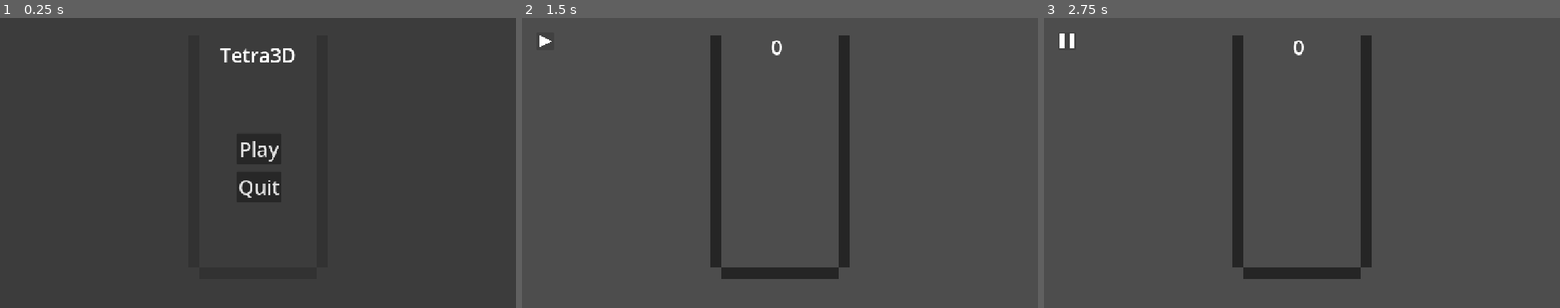
Above: before the commit, frames 1-3 (left to right).
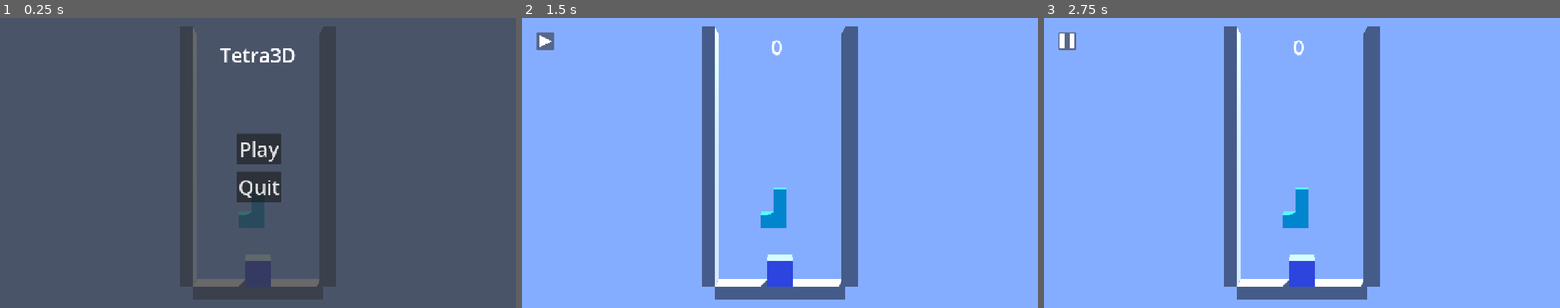
Above: after the commit, the same moments.

Repository: Bylissss/Tetra3D
Game: Godot game, scene res://scenes/game.tscn
Same seed, same stepped clock (60 frames per second), same inputs: the game is played once before the commit and once after it.
Inputs (mouse positions are in pixels of both pictures, inside the frame that each line leads up to):
- Up to frame 1 (0.25 s): no input
- Up to frame 2 (1.5 s): click "Play" at 0.5 s; click (547, 41) at 1.25 s
- Up to frame 3 (2.75 s): tap Enter at 2 s

The runs differ from the first frame. In frame 1, 94% of the frame differs, in the area x 0-100%, y 0-100%; in frame 2, 100%; in frame 3, 100%.

Commit message:
Added a script to make tetraminos random color with small adjustments

Diff:
--- a/scenes/game.tscn
+++ b/scenes/game.tscn
@@ -2,10 +2,17 @@
 
 [ext_resource type="Script" uid="uid://damh872hgd05l" path="res://scripts/game.gd" id="1_lbhrr"]
 [ext_resource type="PackedScene" uid="uid://mf626aimj807" path="res://scenes/ui/game_over_menu.tscn" id="2_iywne"]
+[ext_resource type="PackedScene" uid="uid://yiqgyx1t1nmh" path="res://scenes/tetraminos/box.tscn" id="2_kvuet"]
 [ext_resource type="Theme" uid="uid://bejieuhn182nw" path="res://themes/main_theme.tres" id="2_p57ef"]
 [ext_resource type="PackedScene" uid="uid://coawdk6555tl0" path="res://scenes/ui/ingame_menu.tscn" id="3_p57ef"]
-[ext_resource type="Script" uid="uid://cdlo4rcl7ij4r" path="res://scripts/ui.gd" id="3_u5sy4"]
+[ext_resource type="PackedScene" uid="uid://ka8hcln83vra" path="res://scenes/tetraminos/j.tscn" id="3_trtic"]
+[ext_resource type="Script" uid="uid://cdlo4rcl7ij4r" path="res://scripts/ui/ui.gd" id="3_u5sy4"]
+[ext_resource type="PackedScene" uid="uid://bj43acf5y7wnh" path="res://scenes/tetraminos/l.tscn" id="4_ir15t"]
 [ext_resource type="PackedScene" uid="uid://d32u6cpls837e" path="res://scenes/ui/main_menu.tscn" id="4_u5sy4"]
+[ext_resource type="PackedScene" uid="uid://2yryvxq0prhn" path="res://scenes/tetraminos/line.tscn" id="5_ca42v"]
+[ext_resource type="PackedScene" uid="uid://ck3uqq8spqcl5" path="res://scenes/tetraminos/s.tscn" id="6_rysoc"]
+[ext_resource type="PackedScene" uid="uid://bkmiaj43tqyqd" path="res://scenes/tetraminos/t.tscn" id="7_ssvqc"]
+[ext_resource type="PackedScene" uid="uid://i2vod3rxbg5m" path="res://scenes/tetraminos/z.tscn" id="8_264po"]
 
 [sub_resource type="ProceduralSkyMaterial" id="ProceduralSkyMaterial_8cj0n"]
 sky_top_color = Color(0.20392157, 0.20392157, 0.20392157, 1)
@@ -17,6 +24,8 @@
 sky_material = SubResource("ProceduralSkyMaterial_8cj0n")
 
 [sub_resource type="Environment" id="Environment_yqjtg"]
+background_mode = 1
+background_color = Color(0.5222768, 0.6771253, 1, 1)
 sky = SubResource("Sky_uwrxv")
 
 [sub_resource type="BoxMesh" id="BoxMesh_yiofk"]
@@ -33,9 +42,11 @@
 
 [node name="Game" type="Node3D" unique_id=281386325]
 script = ExtResource("1_lbhrr")
+tetraminos = Array[PackedScene]([ExtResource("2_kvuet"), ExtResource("3_trtic"), ExtResource("4_ir15t"), ExtResource("5_ca42v"), ExtResource("6_rysoc"), ExtResource("7_ssvqc"), ExtResource("8_264po")])
 
 [node name="DirectionalLight3D" type="DirectionalLight3D" parent="." unique_id=1074889377]
-transform = Transform3D(-0.8660254, -0.43301278, 0.25, 0, 0.49999997, 0.86602545, -0.50000006, 0.75, -0.43301266, 0, 0, 0)
+transform = Transform3D(-0.8660254, -0.43301278, 0.25, 0, 0.49999997, 0.86602545, -0.50000006, 0.75, -0.43301266, 0, 0.5, 0)
+light_energy = 3.51
 shadow_enabled = true
 sky_mode = 1
 
@@ -47,38 +58,37 @@
 [node name="DownBar" type="StaticBody3D" parent="Bars" unique_id=155916121]
 
 [node name="MeshInstance3D" type="MeshInstance3D" parent="Bars/DownBar" unique_id=832658116]
-transform = Transform3D(1, 0, 0, 0, 1, 0, 0, 0, 1, 0, -2, 0)
+transform = Transform3D(1, 0, 0, 0, 1, 0, 0, 0, 1, 0, -1.5, 0)
 mesh = SubResource("BoxMesh_yiofk")
 
 [node name="CollisionShape3D" type="CollisionShape3D" parent="Bars/DownBar" unique_id=535291610]
-transform = Transform3D(1, 0, 0, 0, 1, 0, 0, 0, 1, 0, -2, 0)
+transform = Transform3D(1, 0, 0, 0, 1, 0, 0, 0, 1, 0, -1.5, 0)
 shape = SubResource("BoxShape3D_yiofk")
 
 [node name="SideBarLeft" type="StaticBody3D" parent="Bars" unique_id=367701164]
 transform = Transform3D(1, 0, 0, 0, 1, 0, 0, 0, 1, -5.5, -1, 0)
 
 [node name="MeshInstance3D" type="MeshInstance3D" parent="Bars/SideBarLeft" unique_id=1031405266]
-transform = Transform3D(1, 0, 0, 0, 1, 0, 0, 0, 1, 0, 9.5, 0)
+transform = Transform3D(1, 0, 0, 0, 1, 0, 0, 0, 1, 0, 10, 0)
 mesh = SubResource("BoxMesh_1aktx")
 
 [node name="CollisionShape3D" type="CollisionShape3D" parent="Bars/SideBarLeft" unique_id=1267791928]
-transform = Transform3D(1, 0, 0, 0, 1, 0, 0, 0, 1, 0, 9.5, 0)
+transform = Transform3D(1, 0, 0, 0, 1, 0, 0, 0, 1, 0, 10, 0)
 shape = SubResource("BoxShape3D_1d4px")
 
 [node name="SideBarRight" type="StaticBody3D" parent="Bars" unique_id=1208697380]
 transform = Transform3D(1, 0, 0, 0, 1, 0, 0, 0, 1, 5.5, -1, 0)
 
 [node name="MeshInstance3D" type="MeshInstance3D" parent="Bars/SideBarRight" unique_id=1495785387]
-transform = Transform3D(1, 0, 0, 0, 1, 0, 0, 0, 1, 0, 9.5, 0)
+transform = Transform3D(1, 0, 0, 0, 1, 0, 0, 0, 1, 0, 10, 0)
 mesh = SubResource("BoxMesh_1aktx")
 
 [node name="CollisionShape3D" type="CollisionShape3D" parent="Bars/SideBarRight" unique_id=879520164]
-transform = Transform3D(1, 0, 0, 0, 1, 0, 0, 0, 1, 0, 9.5, 0)
+transform = Transform3D(1, 0, 0, 0, 1, 0, 0, 0, 1, 0, 10, 0)
 shape = SubResource("BoxShape3D_1d4px")
 
 [node name="Camera3D" type="Camera3D" parent="." unique_id=1748581734]
-transform = Transform3D(1, 0, 0, 0, 1, 0, 0, 0, 1, 0, 7.5, 15)
-projection = 1
+transform = Transform3D(1, 0, 0, 0, 1, 0, 0, 0, 1, 0, 8.5, 15)
 size = 25.0
 
 [node name="ui" type="Control" parent="." unique_id=1418110077]
@@ -101,3 +111,8 @@
 
 [node name="MainMenu" parent="ui" unique_id=77457195 instance=ExtResource("4_u5sy4")]
 layout_mode = 1
+
+[node name="Box" parent="." unique_id=1555419034 instance=ExtResource("2_kvuet")]
+
+[node name="J" parent="." unique_id=537959969 instance=ExtResource("3_trtic")]
+transform = Transform3D(1, 0, 0, 0, 1, 0, 0, 0, 1, 0, 5, 0)
--- a/scenes/tetraminos/box.tscn
+++ b/scenes/tetraminos/box.tscn
@@ -1,8 +1,10 @@
 [gd_scene format=3 uid="uid://yiqgyx1t1nmh"]
 
+[ext_resource type="Script" uid="uid://bgfd21ksmr64s" path="res://scripts/tetramino.gd" id="1_uon72"]
 [ext_resource type="PackedScene" uid="uid://c25c7sbdsgnvv" path="res://scenes/tetraminos/piece.tscn" id="1_v6dxl"]
 
 [node name="Box" type="Node3D" unique_id=1555419034]
+script = ExtResource("1_uon72")
 
 [node name="Piece" parent="." unique_id=1986132152 instance=ExtResource("1_v6dxl")]
 transform = Transform3D(1, 0, 0, 0, 1, 0, 0, 0, 1, 0.5, 0.5, 0)
--- a/scenes/tetraminos/j.tscn
+++ b/scenes/tetraminos/j.tscn
@@ -1,8 +1,10 @@
 [gd_scene format=3 uid="uid://ka8hcln83vra"]
 
+[ext_resource type="Script" uid="uid://bgfd21ksmr64s" path="res://scripts/tetramino.gd" id="1_4p64y"]
 [ext_resource type="PackedScene" uid="uid://c25c7sbdsgnvv" path="res://scenes/tetraminos/piece.tscn" id="1_kft5e"]
 
 [node name="J" type="Node3D" unique_id=537959969]
+script = ExtResource("1_4p64y")
 
 [node name="Piece" parent="." unique_id=1986132152 instance=ExtResource("1_kft5e")]
 
--- a/scenes/tetraminos/l.tscn
+++ b/scenes/tetraminos/l.tscn
@@ -1,8 +1,10 @@
 [gd_scene format=3 uid="uid://bj43acf5y7wnh"]
 
+[ext_resource type="Script" uid="uid://bgfd21ksmr64s" path="res://scripts/tetramino.gd" id="1_d0oav"]
 [ext_resource type="PackedScene" uid="uid://c25c7sbdsgnvv" path="res://scenes/tetraminos/piece.tscn" id="1_otptk"]
 
 [node name="L" type="Node3D" unique_id=1844310101]
+script = ExtResource("1_d0oav")
 
 [node name="Piece" parent="." unique_id=1986132152 instance=ExtResource("1_otptk")]
 
--- a/scenes/tetraminos/line.tscn
+++ b/scenes/tetraminos/line.tscn
@@ -1,8 +1,10 @@
 [gd_scene format=3 uid="uid://2yryvxq0prhn"]
 
+[ext_resource type="Script" uid="uid://bgfd21ksmr64s" path="res://scripts/tetramino.gd" id="1_81wvp"]
 [ext_resource type="PackedScene" uid="uid://c25c7sbdsgnvv" path="res://scenes/tetraminos/piece.tscn" id="1_lcsox"]
 
 [node name="Line" type="Node3D" unique_id=1129318038]
+script = ExtResource("1_81wvp")
 
 [node name="Box" parent="." unique_id=1986132152 instance=ExtResource("1_lcsox")]
 transform = Transform3D(1, 0, 0, 0, 1, 0, 0, 0, 1, -1.5, 0, 0)
--- a/scenes/tetraminos/s.tscn
+++ b/scenes/tetraminos/s.tscn
@@ -1,17 +1,22 @@
 [gd_scene format=3 uid="uid://ck3uqq8spqcl5"]
 
 [ext_resource type="PackedScene" uid="uid://c25c7sbdsgnvv" path="res://scenes/tetraminos/piece.tscn" id="1_fr2we"]
+[ext_resource type="Script" uid="uid://bgfd21ksmr64s" path="res://scripts/tetramino.gd" id="2_hde1x"]
 
 [node name="S" type="Node3D" unique_id=1994270753]
 
 [node name="Piece" parent="." unique_id=1986132152 instance=ExtResource("1_fr2we")]
 transform = Transform3D(1, 0, 0, 0, 1, 0, 0, 0, 1, 1, 0.5, 0)
+script = ExtResource("2_hde1x")
 
 [node name="Piece2" parent="." unique_id=805596987 instance=ExtResource("1_fr2we")]
 transform = Transform3D(1, 0, 0, 0, 1, 0, 0, 0, 1, 0, -0.5, 0)
+script = ExtResource("2_hde1x")
 
 [node name="Piece3" parent="." unique_id=1841380741 instance=ExtResource("1_fr2we")]
 transform = Transform3D(1, 0, 0, 0, 1, 0, 0, 0, 1, -1, -0.5, 0)
+script = ExtResource("2_hde1x")
 
 [node name="Piece4" parent="." unique_id=1973549459 instance=ExtResource("1_fr2we")]
 transform = Transform3D(1, 0, 0, 0, 1, 0, 0, 0, 1, 0, 0.5, 0)
+script = ExtResource("2_hde1x")
--- a/scenes/tetraminos/t.tscn
+++ b/scenes/tetraminos/t.tscn
@@ -1,8 +1,10 @@
 [gd_scene format=3 uid="uid://bkmiaj43tqyqd"]
 
+[ext_resource type="Script" uid="uid://bgfd21ksmr64s" path="res://scripts/tetramino.gd" id="1_1dnh7"]
 [ext_resource type="PackedScene" uid="uid://c25c7sbdsgnvv" path="res://scenes/tetraminos/piece.tscn" id="1_gjdgg"]
 
 [node name="T" type="Node3D" unique_id=1859482194]
+script = ExtResource("1_1dnh7")
 
 [node name="Piece3" parent="." unique_id=1986132152 instance=ExtResource("1_gjdgg")]
 transform = Transform3D(1, 0, 0, 0, 1, 0, 0, 0, 1, 0, -0.5, 0)
--- a/scenes/tetraminos/z.tscn
+++ b/scenes/tetraminos/z.tscn
@@ -1,6 +1,7 @@
 [gd_scene format=3 uid="uid://i2vod3rxbg5m"]
 
 [ext_resource type="PackedScene" uid="uid://c25c7sbdsgnvv" path="res://scenes/tetraminos/piece.tscn" id="1_fj1ow"]
+[ext_resource type="Script" uid="uid://bgfd21ksmr64s" path="res://scripts/tetramino.gd" id="2_84qp0"]
 
 [node name="Z" type="Node3D" unique_id=5013195]
 
@@ -12,6 +13,7 @@
 
 [node name="Piece3" parent="." unique_id=2142521584 instance=ExtResource("1_fj1ow")]
 transform = Transform3D(1, 0, 0, 0, 1, 0, 0, 0, 1, 1, -0.5, 0)
+script = ExtResource("2_84qp0")
 
 [node name="Piece4" parent="." unique_id=1258752579 instance=ExtResource("1_fj1ow")]
 transform = Transform3D(1, 0, 0, 0, 1, 0, 0, 0, 1, 0, 0.5, 0)
--- a/scripts/game.gd
+++ b/scripts/game.gd
@@ -3,6 +3,8 @@
 
 var score : int
 var ui : Control
+var current_tetra : Node3D
+@export var tetraminos : Array[PackedScene]
 
 func _ready() -> void:
 	ui = $ui
--- /dev/null
+++ b/scripts/tetramino.gd
@@ -0,0 +1,15 @@
+extends Node3D
+
+var pieces : Array[Node]
+var mat : StandardMaterial3D = StandardMaterial3D.new()
+
+func _ready() -> void:
+
+	mat.albedo_color = Color(randf(),randf(),randf(),1)
+
+	pieces = get_children()
+	for piece in pieces:
+		piece.get_node("MeshInstance3D").set_surface_override_material(0, mat)
+
+func _process(delta: float) -> void:
+	pass
--- a/scripts/ui/ingame_menu.gd
+++ b/scripts/ui/ingame_menu.gd
@@ -7,7 +7,7 @@
 
 func _ready() -> void:
 	pause_resume = $Pause_Resume
-	score_text = $score_text
+	score_text = $Score
 
 	pause_resume.pressed.connect(_on_pause_resume_pressed)
 
Not shown, added: scripts/tetramino.gd.uid
Renamed: scripts/ui.gd -> scripts/ui/ui.gd
Renamed: scripts/ui.gd.uid -> scripts/ui/ui.gd.uid
